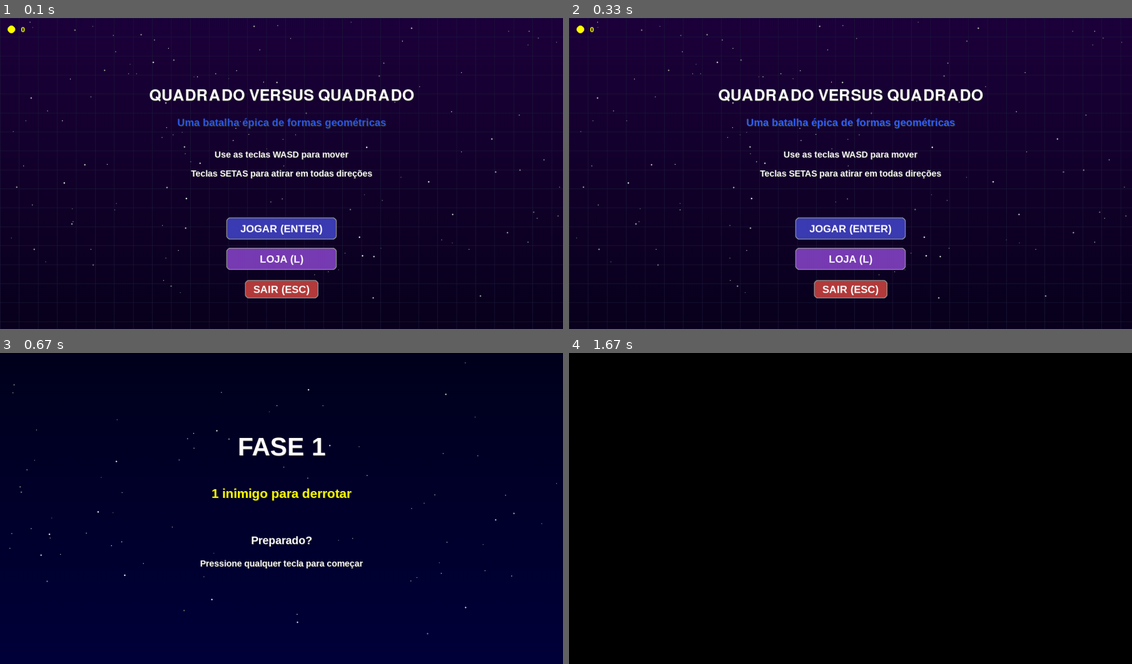
Above: before the commit, frames 1-4 (two rows, left to right).
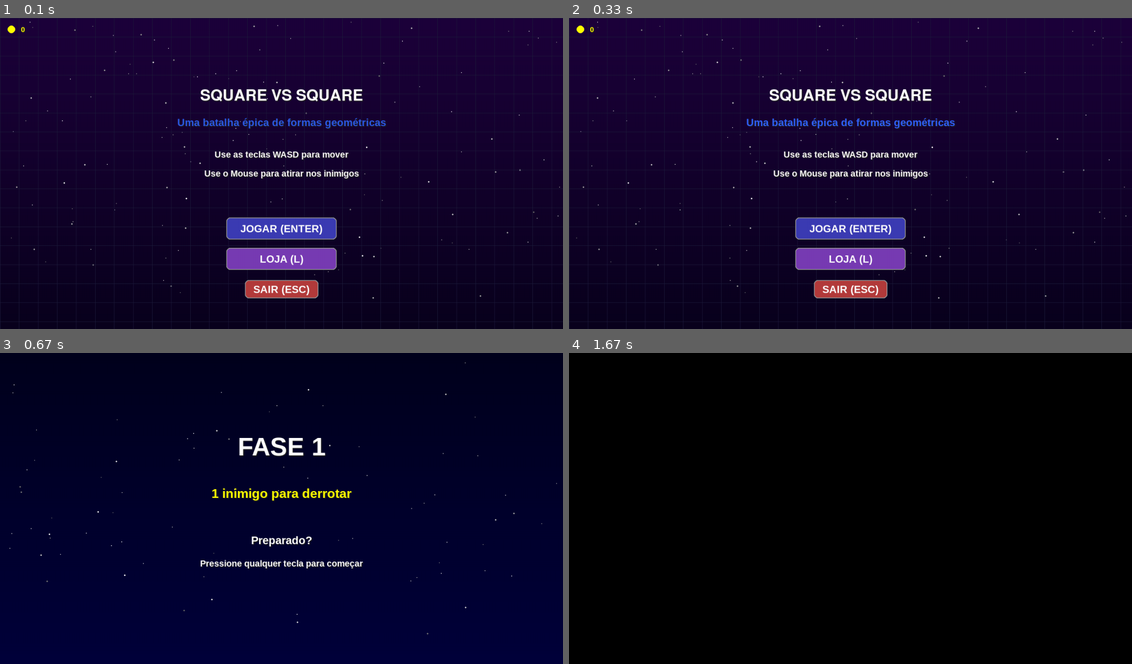
Above: after the commit, the same moments.

Repository: JoaoPedroMarimon/Pygame_SquareStorm
Game: pygame game, started from main.py
The game is run twice, just before and just after one commit, with the same random seed, the same clock (stepped at 60 frames per second) and the same inputs.
Inputs:
- Up to frame 1 (0.1 s): no input
- Up to frame 2 (0.33 s): no input
- Up to frame 3 (0.67 s): tap Enter at 0.33 s
- Up to frame 4 (1.67 s): tap Esc at 0.67 s; tap Enter at 1 s; click "JOGAR (ENTER)" at 1.38 s

The runs differ from the first frame. In frame 1, 1.6% of the frame differs, in the area x 26-74%, y 22-52%; in frame 2, 1.6%; in frame 3, nothing differs; in frame 4, nothing differs.

Commit message:
cursor on menu and win screen/fail screen

Diff:
--- a/data/upgrades.json
+++ b/data/upgrades.json
@@ -1 +1 @@
-{"vida": 10}
+{"vida": 3}
--- a/src/game/fase.py
+++ b/src/game/fase.py
@@ -389,9 +389,11 @@
     duracao_transicao_vitoria = 180  # 3 segundos a 60 FPS (ajuste conforme necessário)
 
     # Cursor do mouse visível durante o jogo
-    pygame.mouse.set_visible(False)  # Esconder o cursor padrão do sistema
-
-    # Criar mira personalizada
+    #pygame.mouse.set_visible(False)  # Esconder o cursor padrão do sistema
+
+    pygame.mouse.set_visible(False)  # Ocultar apenas durante o jogo ativo
+
+        # Criar mira personalizada
     mira_surface, mira_rect = criar_mira(12, BRANCO, AMARELO)
 
     # Loop principal da fase
--- a/src/ui/menu.py
+++ b/src/ui/menu.py
@@ -31,6 +31,9 @@
         "loja" para ir para a loja
         False para sair
     """
+    # Mostrar cursor
+    pygame.mouse.set_visible(True)
+
     # Criar efeitos visuais
     estrelas = criar_estrelas(NUM_ESTRELAS_MENU)
     particulas = []
@@ -77,7 +80,7 @@
             # Som aleatório
             pygame.mixer.Channel(0).play(pygame.mixer.Sound(gerar_som_explosao()))
 
-        # Atualizar partículas - Parte importante corrigida
+        # Atualizar partículas
         for particula in particulas[:]:
             particula.atualizar()
             if particula.acabou():
@@ -123,7 +126,7 @@
         # Desenhar título com animação
         tamanho_titulo = int(60 * titulo_escala)
         if tamanho_titulo > 10:
-            desenhar_texto(tela, "QUADRADO VERSUS QUADRADO", tamanho_titulo,
+            desenhar_texto(tela, "SQUARE VS SQUARE", tamanho_titulo,
                            BRANCO, LARGURA // 2, ALTURA // 4, fonte_titulo)
 
             # Desenhar subtítulo com efeito pulsante
@@ -139,23 +142,56 @@
 
         # Desenhar controles
         desenhar_texto(tela, "Use as teclas WASD para mover", 24, BRANCO, LARGURA // 2, ALTURA // 2 - 50)
-        desenhar_texto(tela, "Teclas SETAS para atirar em todas direções", 24, BRANCO, LARGURA // 2, ALTURA // 2)
-
-        # Desenhar botões e verificar interação - AGORA COM TRÊS BOTÕES
-
-        # 1. Botão de Jogar (aumentado para acomodar o texto)
-        rect_jogar = pygame.Rect(LARGURA // 2 - 150, ALTURA * 3 // 4 - 60, 300, 60)
-        botao_jogar = criar_botao(tela, "JOGAR (ENTER)", LARGURA // 2, ALTURA * 3 // 4 - 60, 300, 60,
+        desenhar_texto(tela, "Use o Mouse para atirar nos inimigos", 24, BRANCO, LARGURA // 2, ALTURA // 2)
+
+        # Ajustar dimensões para a resolução atual
+        escala_y = ALTURA / 848
+
+        # Definir retângulos de colisão corretamente
+        # 1. Botão de Jogar
+        largura_jogar = 300
+        altura_jogar = 60
+        x_jogar = LARGURA // 2
+        y_jogar = ALTURA * 3 // 4 - 60
+        largura_ajustada_jogar = int(largura_jogar * escala_y)
+        altura_ajustada_jogar = int(altura_jogar * escala_y)
+        rect_jogar = pygame.Rect(x_jogar - largura_ajustada_jogar // 2,
+                                y_jogar - altura_ajustada_jogar // 2,
+                                largura_ajustada_jogar,
+                                altura_ajustada_jogar)
+
+        # 2. Botão da Loja
+        largura_loja = 300
+        altura_loja = 60
+        x_loja = LARGURA // 2
+        y_loja = ALTURA * 3 // 4 + 20
+        largura_ajustada_loja = int(largura_loja * escala_y)
+        altura_ajustada_loja = int(altura_loja * escala_y)
+        rect_loja = pygame.Rect(x_loja - largura_ajustada_loja // 2,
+                               y_loja - altura_ajustada_loja // 2,
+                               largura_ajustada_loja,
+                               altura_ajustada_loja)
+
+        # 3. Botão de Sair
+        largura_sair = 200
+        altura_sair = 50
+        x_sair = LARGURA // 2
+        y_sair = ALTURA * 3 // 4 + 100
+        largura_ajustada_sair = int(largura_sair * escala_y)
+        altura_ajustada_sair = int(altura_sair * escala_y)
+        rect_sair = pygame.Rect(x_sair - largura_ajustada_sair // 2,
+                               y_sair - altura_ajustada_sair // 2,
+                               largura_ajustada_sair,
+                               altura_ajustada_sair)
+
+        # Desenhar botões
+        botao_jogar = criar_botao(tela, "JOGAR (ENTER)", x_jogar, y_jogar, largura_jogar, altura_jogar,
                                  (60, 60, 180), (80, 80, 220), BRANCO)
 
-        # 2. Botão da Loja (aumentado para acomodar o texto)
-        rect_loja = pygame.Rect(LARGURA // 2 - 150, ALTURA * 3 // 4 + 20, 300, 60)
-        botao_loja = criar_botao(tela, "LOJA (L)", LARGURA // 2, ALTURA * 3 // 4 + 20, 300, 60,
+        botao_loja = criar_botao(tela, "LOJA (L)", x_loja, y_loja, largura_loja, altura_loja,
                                 (120, 60, 180), (150, 80, 220), BRANCO)
 
-        # 3. Botão de Sair
-        rect_sair = pygame.Rect(LARGURA // 2 - 100, ALTURA * 3 // 4 + 100, 200, 50)
-        botao_sair = criar_botao(tela, "SAIR (ESC)", LARGURA // 2, ALTURA * 3 // 4 + 100, 200, 50,
+        botao_sair = criar_botao(tela, "SAIR (ESC)", x_sair, y_sair, largura_sair, altura_sair,
                                (180, 60, 60), (220, 80, 80), BRANCO)
 
         # Verificar cliques nos botões
@@ -202,6 +238,9 @@
     Returns:
         True para jogar novamente, False para sair
     """
+    # Mostrar cursor
+    pygame.mouse.set_visible(True)
+
     # Criar efeitos visuais
     estrelas = criar_estrelas(100)
     particulas = []
@@ -282,15 +321,39 @@
             else:
                 desenhar_texto(tela, "O quadrado inimigo te derrotou!", 30, BRANCO, LARGURA // 2, ALTURA // 3 + 80)
 
+        # Ajustar dimensões para a resolução atual
+        escala_y = ALTURA / 848
+
         # Definir posição e tamanho dos botões
-        rect_jogar_novamente = pygame.Rect(LARGURA // 2 - 150, ALTURA // 2 + 100 - 30, 300, 60)
-        rect_sair = pygame.Rect(LARGURA // 2 - 100, ALTURA // 2 + 180 - 25, 200, 50)
+        largura_jogar_novamente = 300
+        altura_jogar_novamente = 60
+        x_jogar_novamente = LARGURA // 2
+        y_jogar_novamente = ALTURA // 2 + 100
+        largura_ajustada_jogar = int(largura_jogar_novamente * escala_y)
+        altura_ajustada_jogar = int(altura_jogar_novamente * escala_y)
+        rect_jogar_novamente = pygame.Rect(x_jogar_novamente - largura_ajustada_jogar // 2,
+                                         y_jogar_novamente - altura_ajustada_jogar // 2,
+                                         largura_ajustada_jogar,
+                                         altura_ajustada_jogar)
+
+        largura_sair = 200
+        altura_sair = 50
+        x_sair = LARGURA // 2
+        y_sair = ALTURA // 2 + 180
+        largura_ajustada_sair = int(largura_sair * escala_y)
+        altura_ajustada_sair = int(altura_sair * escala_y)
+        rect_sair = pygame.Rect(x_sair - largura_ajustada_sair // 2,
+                               y_sair - altura_ajustada_sair // 2,
+                               largura_ajustada_sair,
+                               altura_ajustada_sair)
 
         # Desenhar botões
-        hover_jogar = criar_botao(tela, "JOGAR NOVAMENTE", LARGURA // 2, ALTURA // 2 + 100, 300, 60,
+        hover_jogar = criar_botao(tela, "JOGAR NOVAMENTE", x_jogar_novamente, y_jogar_novamente,
+                                 largura_jogar_novamente, altura_jogar_novamente,
                                  (60, 120, 60), (80, 180, 80), BRANCO)
 
-        hover_sair = criar_botao(tela, "SAIR", LARGURA // 2, ALTURA // 2 + 180, 200, 50,
+        hover_sair = criar_botao(tela, "SAIR", x_sair, y_sair,
+                               largura_sair, altura_sair,
                                (120, 60, 60), (180, 80, 80), BRANCO)
 
         # Verificar cliques nos botões
@@ -305,9 +368,6 @@
 
         pygame.display.flip()
         relogio.tick(FPS)
-
-# Modificação na função tela_vitoria_fase para adicionar atalhos de teclado:
-
 def tela_vitoria_fase(tela, relogio, gradiente_vitoria, fase_atual, pontuacao):
     """
     Exibe uma tela de vitória após completar uma fase, com opções para continuar ou voltar ao menu.
@@ -324,6 +384,9 @@
         "menu" para voltar ao menu principal
         "sair" para sair do jogo
     """
+    # Mostrar cursor
+    pygame.mouse.set_visible(True)
+
     # Criar efeitos visuais
     estrelas = criar_estrelas(100)
     particulas = []
@@ -401,14 +464,40 @@
                       BRANCO, LARGURA // 2, ALTURA // 3 + 80)
         desenhar_texto(tela, f"Pontuação: {pontuacao}", 30, AMARELO, LARGURA // 2, ALTURA // 3 + 130)
 
-        # Desenhar botão para próxima fase (com indicação de tecla)
-        rect_proximo = pygame.Rect(LARGURA // 2 - 150, ALTURA // 2 + 50, 300, 60)
-        hover_proximo = criar_botao(tela, "PRÓXIMA FASE (ENTER)", LARGURA // 2, ALTURA // 2 + 50, 300, 60,
+        # Ajustar dimensões para a resolução atual
+        escala_y = ALTURA / 848
+
+        # Desenhar botão para próxima fase
+        largura_proximo = 300
+        altura_proximo = 60
+        x_proximo = LARGURA // 2
+        y_proximo = ALTURA // 2 + 50
+        largura_ajustada_proximo = int(largura_proximo * escala_y)
+        altura_ajustada_proximo = int(altura_proximo * escala_y)
+        rect_proximo = pygame.Rect(x_proximo - largura_ajustada_proximo // 2,
+                                  y_proximo - altura_ajustada_proximo // 2,
+                                  largura_ajustada_proximo,
+                                  altura_ajustada_proximo)
+
+        # Desenhar botão para voltar ao menu
+        largura_menu = 300
+        altura_menu = 60
+        x_menu = LARGURA // 2
+        y_menu = ALTURA // 2 + 130
+        largura_ajustada_menu = int(largura_menu * escala_y)
+        altura_ajustada_menu = int(altura_menu * escala_y)
+        rect_menu = pygame.Rect(x_menu - largura_ajustada_menu // 2,
+                               y_menu - altura_ajustada_menu // 2,
+                               largura_ajustada_menu,
+                               altura_ajustada_menu)
+
+        # Desenhar os botões
+        hover_proximo = criar_botao(tela, "PRÓXIMA FASE (ENTER)", x_proximo, y_proximo,
+                                  largura_proximo, altura_proximo,
                                   (60, 120, 60), (80, 180, 80), BRANCO)
 
-        # Desenhar botão para voltar ao menu (com indicação de tecla)
-        rect_menu = pygame.Rect(LARGURA // 2 - 150, ALTURA // 2 + 130, 300, 60)
-        hover_menu = criar_botao(tela, "VOLTAR AO MENU (M)", LARGURA // 2, ALTURA // 2 + 130, 300, 60,
+        hover_menu = criar_botao(tela, "VOLTAR AO MENU (M)", x_menu, y_menu,
+                              largura_menu, altura_menu,
                               (60, 60, 150), (80, 80, 200), BRANCO)
 
         # Verificar cliques nos botões
--- a/src/utils/visual.py
+++ b/src/utils/visual.py
@@ -115,33 +115,24 @@
 
     return rect
 
+# src/utils/visual.py
+
 def criar_botao(tela, texto, x, y, largura, altura, cor_normal, cor_hover, cor_texto):
     """
     Cria um botão interativo na tela.
-
-    Args:
-        tela: Superfície onde desenhar
-        texto: Texto do botão
-        x, y: Coordenadas do centro do botão
-        largura, altura: Dimensões do botão
-        cor_normal: Cor RGB quando não hover
-        cor_hover: Cor RGB quando hover
-        cor_texto: Cor RGB do texto
-
-    Returns:
-        True se o mouse estiver sobre o botão, False caso contrário
     """
     # Ajustar dimensões para a resolução atual
     escala_y = ALTURA / 848
     largura_ajustada = int(largura * escala_y)
     altura_ajustada = int(altura * escala_y)
 
+    # Criar o retângulo de colisão com as mesmas dimensões ajustadas
+    rect = pygame.Rect(x - largura_ajustada // 2, y - altura_ajustada // 2, largura_ajustada, altura_ajustada)
+
     mouse_pos = pygame.mouse.get_pos()
-    rect = pygame.Rect(x - largura_ajustada // 2, y - altura_ajustada // 2, largura_ajustada, altura_ajustada)
-
     hover = rect.collidepoint(mouse_pos)
 
-    # Desenhar o botão com efeito de hover
+    # Desenhar o botão usando o mesmo retângulo
     if hover:
         pygame.draw.rect(tela, cor_hover, rect, 0, 10)
         pygame.draw.rect(tela, (255, 255, 255), rect, 2, 10)
Not shown, changed: .gitignore
